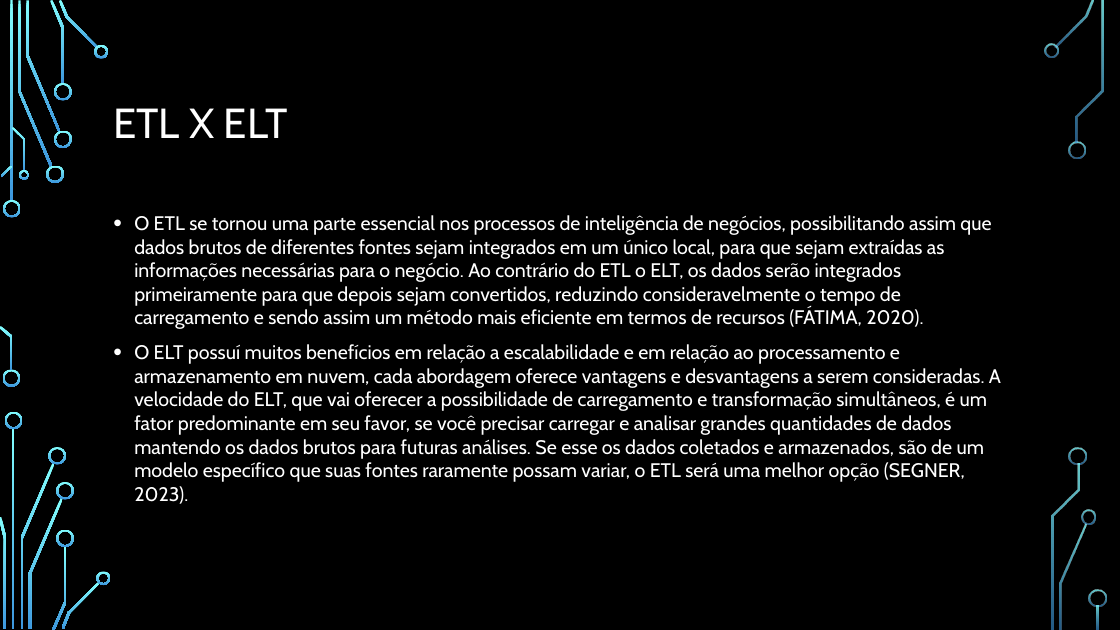
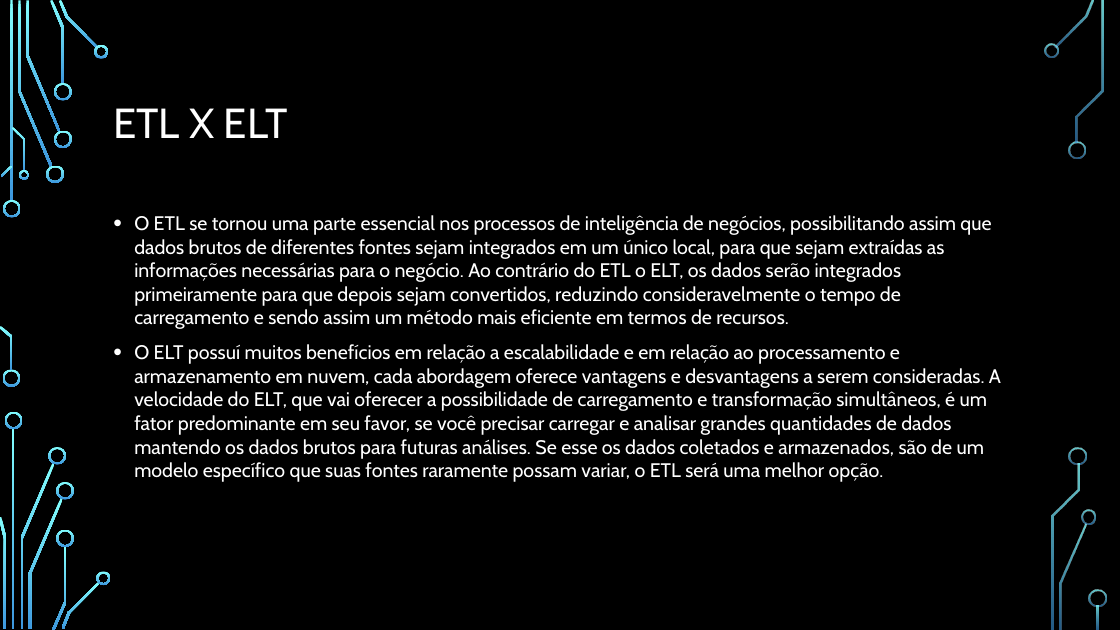
Before and after one commit to adsonb87/tcc, a slide deck: slide 16 of TCC/Resumo/Apresentação.pptx. Drawn at 1120x630 pixels with LibreOffice and Linux fonts; fonts in the diff are those of the drawing; background and template pictures are left out. Boxes give left, top, right and bottom in pixels: in the first picture for what was removed or moved away, otherwise in the second. Text is boxed around its words. In the diff, an @@ line names an element or a change of style, - is before the commit and + after.

```diff
--- a/TCC/Resumo/Apresentação.pptx
+++ b/TCC/Resumo/Apresentação.pptx
@@ text at (134, 215, 1001, 482): text changed @@
-• O ETL se tornou uma parte essencial nos processos de inteligência de negócios, possibilitando assim que dados brutos de diferentes fontes sejam integrados em um único local, para que sejam extraídas as informações necessárias para o negócio. Ao contrário do ETL o ELT, os dados serão integrados primeiramente para que depois sejam convertidos, reduzindo consideravelmente o tempo de carregamento e sendo assim um método mais eficiente em termos de recursos (FÁTIMA, 2020).
-• O ELT possuí muitos benefícios em relação a escalabilidade e em relação ao processamento e armazenamento em nuvem, cada abordagem oferece vantagens e desvantagens a serem consideradas. A velocidade do ELT, que vai oferecer a possibilidade de carregamento e transformação simultâneos, é um fator predominante em seu favor, se você precisar carregar e analisar grandes quantidades de dados mantendo os dados brutos para futuras análises. Se esse os dados coletados e armazenados, são de um modelo específico que suas fontes raramente possam variar, o ETL será uma melhor opção (SEGNER, 2023).
+• O ETL se tornou uma parte essencial nos processos de inteligência de negócios, possibilitando assim que dados brutos de diferentes fontes sejam integrados em um único local, para que sejam extraídas as informações necessárias para o negócio. Ao contrário do ETL o ELT, os dados serão integrados primeiramente para que depois sejam convertidos, reduzindo consideravelmente o tempo de carregamento e sendo assim um método mais eficiente em termos de recursos.
+• O ELT possuí muitos benefícios em relação a escalabilidade e em relação ao processamento e armazenamento em nuvem, cada abordagem oferece vantagens e desvantagens a serem consideradas. A velocidade do ELT, que vai oferecer a possibilidade de carregamento e transformação simultâneos, é um fator predominante em seu favor, se você precisar carregar e analisar grandes quantidades de dados mantendo os dados brutos para futuras análises. Se esse os dados coletados e armazenados, são de um modelo específico que suas fontes raramente possam variar, o ETL será uma melhor opção.
```
Also in this commit, not shown: 19 other slides changed, 2 slides removed, 5 other files.
